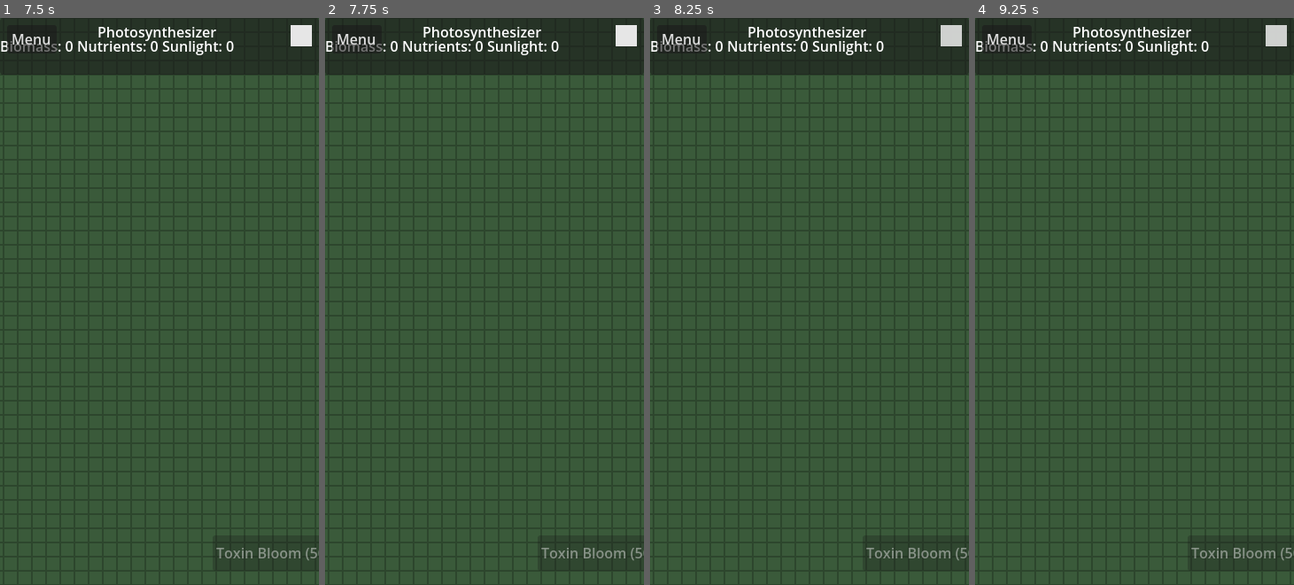
Above: before the commit, frames 1-4 (left to right).
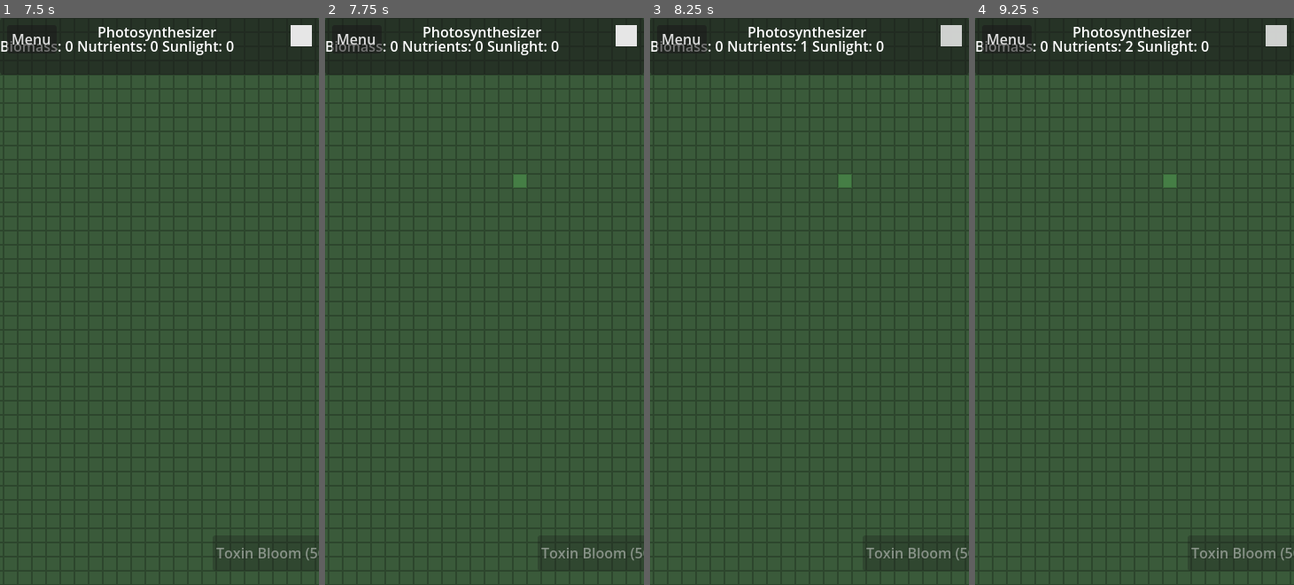
Above: after the commit, the same moments.

Repository: leonbzt/bio
Game: Godot game, scene res://scenes/main/boot.tscn
Two runs of this game, one before a commit and one after it. Both use one fixed random seed, a clock stepped at 60 frames per second and the inputs below.
Inputs (mouse positions are in pixels of both pictures, inside the frame that each line leads up to):
- Up to frame 1 (7.5 s): tap Enter at 0.5 s; move the mouse to (229, 273) at 0.52 s; click (229, 273) at 0.67 s; click "Play" at 1.25 s; click "Play" at 2 s; click "Begin run as Plantae" at 2.75 s; click "Menu" at 3.5 s; click "Prestige (earn 0 EP)" at 4.25 s; click "Confirm Prestige" at 5 s; click "Begin run as Plantae" at 5.75 s; drag from (95, 329) to (143, 414) at 6.52 s; move the mouse to (191, 176) at 7.27 s; click (191, 176) at 7.42 s
- Up to frame 2 (7.75 s): no input
- Up to frame 3 (8.25 s): tap Space at 8 s; drag from (793, 414) to (713, 216) at 8.02 s
- Up to frame 4 (9.25 s): tap Enter at 8.75 s; move the mouse to (1230, 386) at 8.77 s; click (1230, 386) at 8.92 s

Frame 1 is identical in both runs. In frame 2, 0.1% of the frame differs, in the area x 58-64%, y 27-30%; in frame 3, 0.1%, in the area x 47-64%, y 4-30%; in frame 4, 0.1%.
Error before the commit: Parse Error: Identifier "ColonizationRulesRegistry" not declared in the current scope. (res://scripts/systems/plant_colonization.gd:25)

Commit message:
Phase 8 bugfix

Diff:
--- a/scripts/systems/fungi_colonization.gd
+++ b/scripts/systems/fungi_colonization.gd
@@ -2,6 +2,7 @@
 
 const KINGDOM_ID: StringName = &"fungi"
 @onready var _territory: Node = get_node("../TerritorySystem")
+@onready var _rules: Node = get_node("/root/ColonizationRulesRegistry")
 
 var _niches_by_id: Dictionary[StringName, NicheData] = {}
 
@@ -22,7 +23,7 @@
 	var species: SpeciesData = _get_species_for_niche(niche)
 	if species == null:
 		return
-	var result: Dictionary = ColonizationRulesRegistry.evaluate(
+	var result: Dictionary = _rules.evaluate(
 		niche.colonization_rule,
 		coord,
 		KINGDOM_ID,
--- a/scripts/systems/plant_colonization.gd
+++ b/scripts/systems/plant_colonization.gd
@@ -2,6 +2,7 @@
 
 const KINGDOM_ID: StringName = &"plantae"
 @onready var _territory: Node = get_node("../TerritorySystem")
+@onready var _rules: Node = get_node("/root/ColonizationRulesRegistry")
 
 var _niches_by_id: Dictionary[StringName, NicheData] = {}
 
@@ -22,7 +23,7 @@
 	var species: SpeciesData = _get_species_for_niche(niche)
 	if species == null:
 		return
-	var result: Dictionary = ColonizationRulesRegistry.evaluate(
+	var result: Dictionary = _rules.evaluate(
 		niche.colonization_rule,
 		coord,
 		KINGDOM_ID,
Not shown, added: scripts/data/niche_data.gd.uid
Not shown, added: scripts/data/niche_index.gd.uid
Not shown, added: scripts/systems/colonization_rules_registry.gd.uid
Not shown, added: scripts/systems/parasite_decay_system.gd.uid
